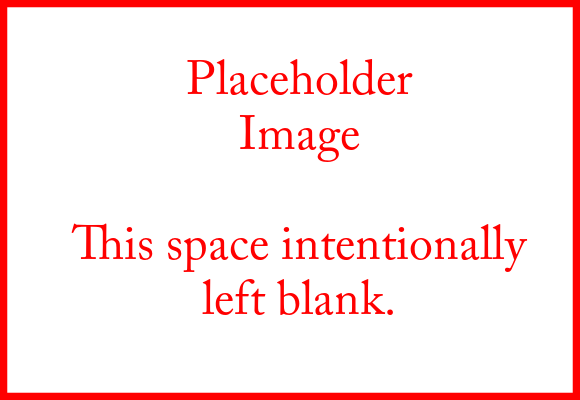
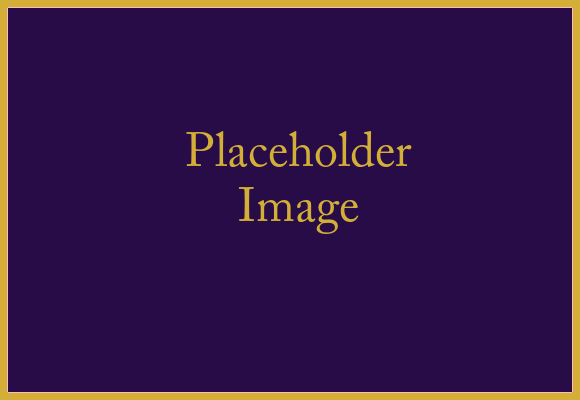
Two versions of the same layered image (580 x 400). Layer-by-layer changes:
painted on "Placeholder ..." over [71, 59, 528, 315]
painted on "Background" over [0, 0, 580, 400]
